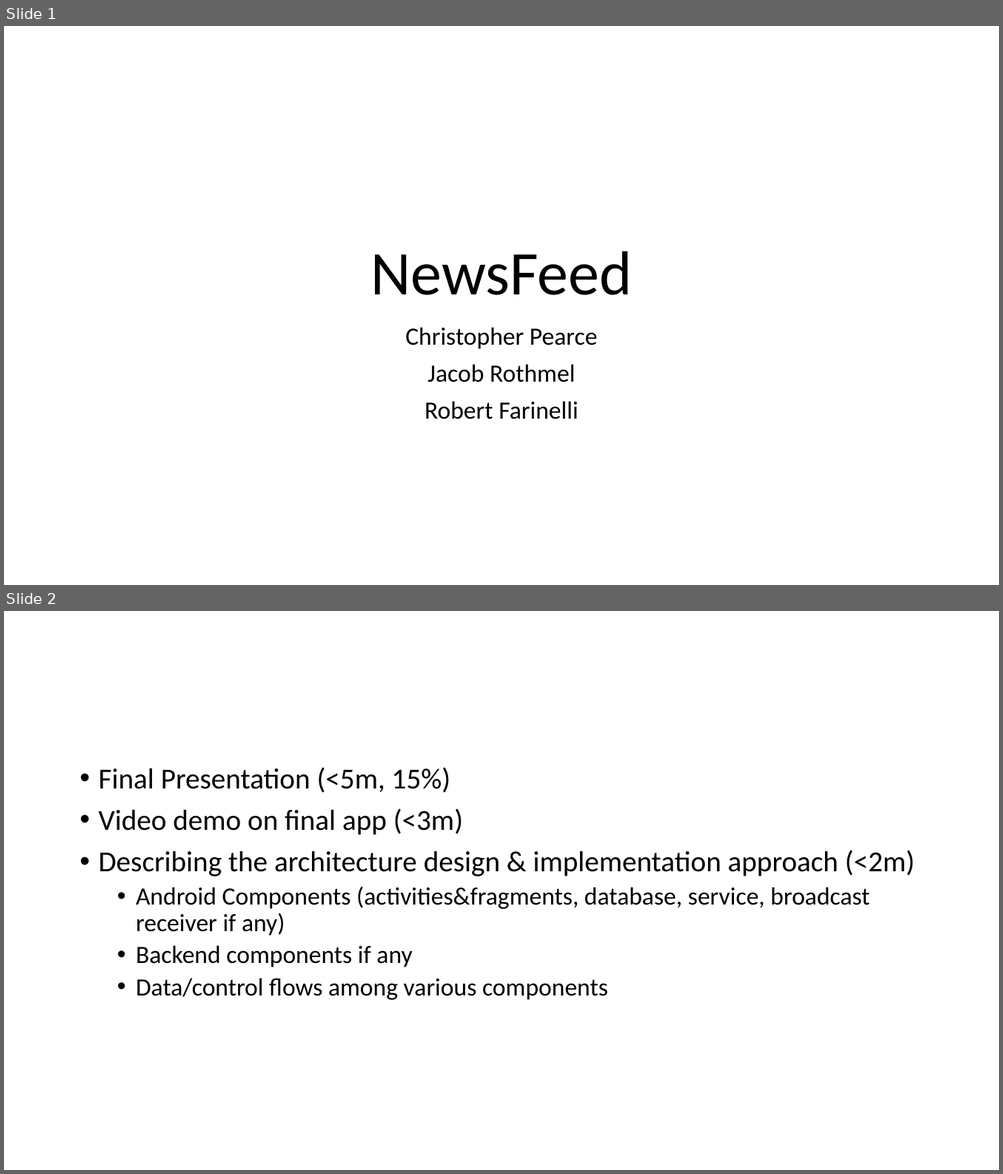
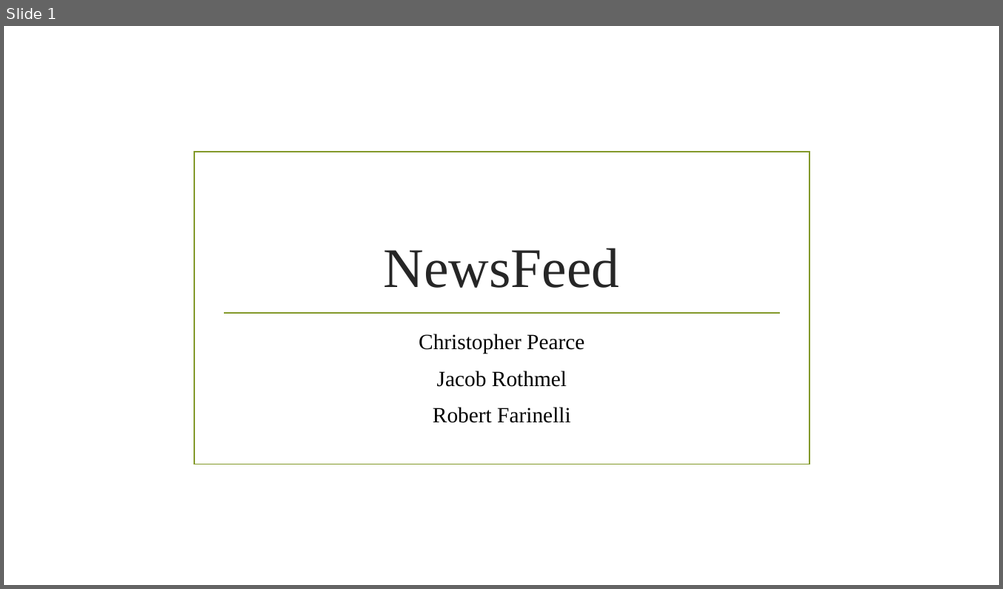
Before and after one commit to cp0153/NewsFeed, a slide deck: final/Final_presentation.pptx. Shown one above the other, each under a label of ours: slides 1 and 2 before the commit, slide 1 after it. The pictures are 1003x1174 and 1003x589 pixels, drawn with LibreOffice and Linux fonts; fonts in the diff are those of the drawing; background and template pictures are left out. Boxes give left, top, right and bottom in pixels: in the first picture for what was removed or moved away, otherwise in the second. Text is boxed around its words. In the diff, an @@ line names an element or a change of style, - is before the commit and + after.

```diff
--- a/final/Final_presentation.pptx
+++ b/final/Final_presentation.pptx
@@ slide 2 removed at box(4, 611, 999, 1170), background #FFFFFF @@
@@ text removed at box(99, 767, 914, 1000) @@
-• Final Presentation (<5m, 15%)
-• Video demo on final app (<3m)
-• Describing the architecture design & implementation approach (<2m)
-  • Android Components (activities&fragments, database, service, broadcast receiver if any)
-  • Backend components if any
-  • Data/control flows among various components
@@ slide 1 changed as well @@
@@ rectangle added at box(194, 152, 810, 465), outline #83992A 1.25 pt @@
@@ title "NewsFeed": place and size @@
-title "NewsFeed" at box(371, 251, 632, 295)
+title "NewsFeed" at box(384, 248, 620, 288)
@@ title "NewsFeed" at box(384, 248, 620, 288): size 60 to 54 pt, font Calibri to Times New Roman, text colour #000000 to #262626; line spacing 0.9 to 1 @@
@@ line added from (223, 313) to (780, 313), #83992A 1.25 pt @@
@@ subtitle "Christopher Pearce": place and size @@
-subtitle "Christopher Pearce" at box(405, 327, 597, 420)
+subtitle "Christopher Pearce" at box(418, 334, 584, 423)
@@ subtitle "Christopher Pearce" at box(418, 334, 584, 423): size 24 to 21 pt, font Calibri to Times New Roman; line spacing 0.9 to 1 @@
```
Also in this commit, not shown: 7 slides added, 3 other files.
